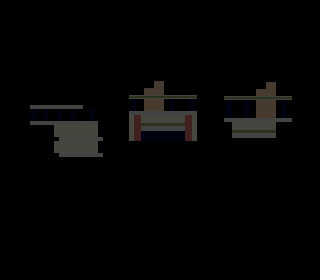
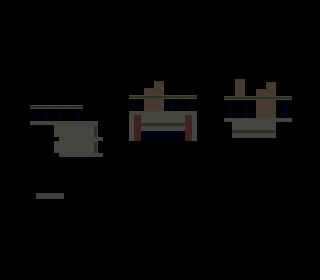
Layer changes from the first (320, 280) image to the second:
added layer "Sichtbar#2" above "Sichtbar#1" over box(30, 79, 288, 199)
hid "Sichtbar#1" over box(30, 79, 288, 199)
showed "pavement" over box(36, 193, 64, 199)
painted on "locker_wall" over box(235, 79, 245, 81)
painted on "locker_bg" over box(235, 81, 245, 96)
painted on "stripes_wall" over box(30, 106, 97, 145)
painted on "stripes_bg" over box(94, 126, 97, 153)
painted on "concrete_wall-Kopie" over box(93, 125, 98, 145)
painted on "truss" over box(35, 100, 288, 121)
